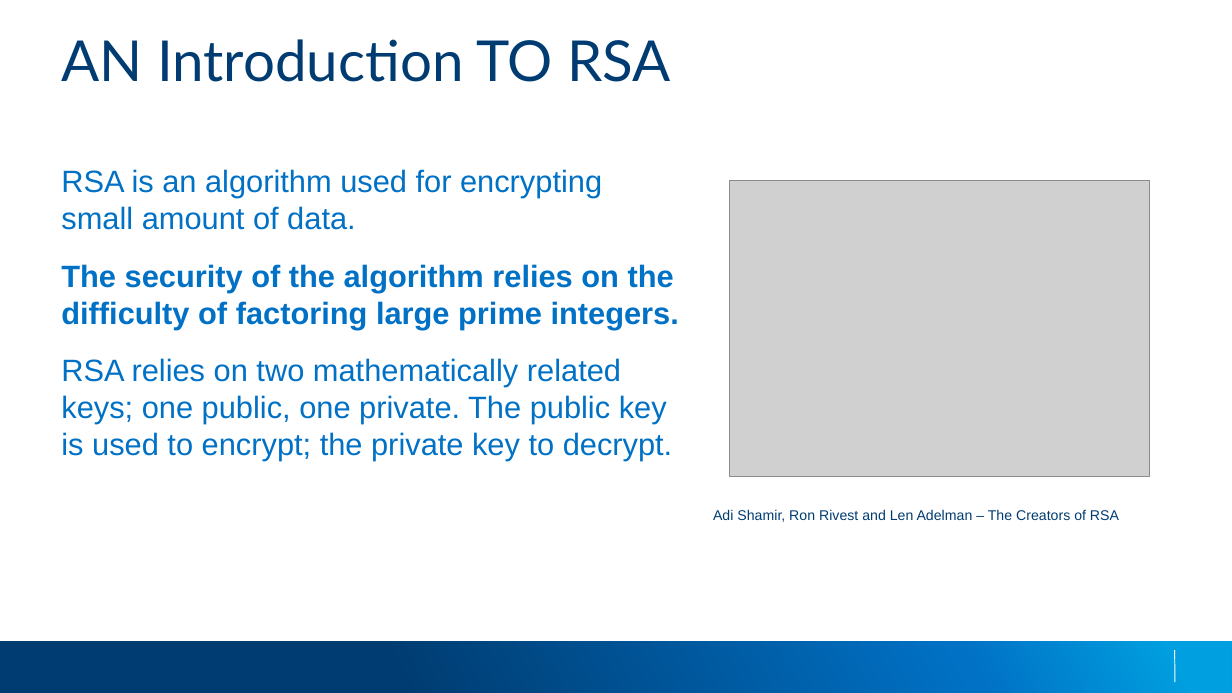
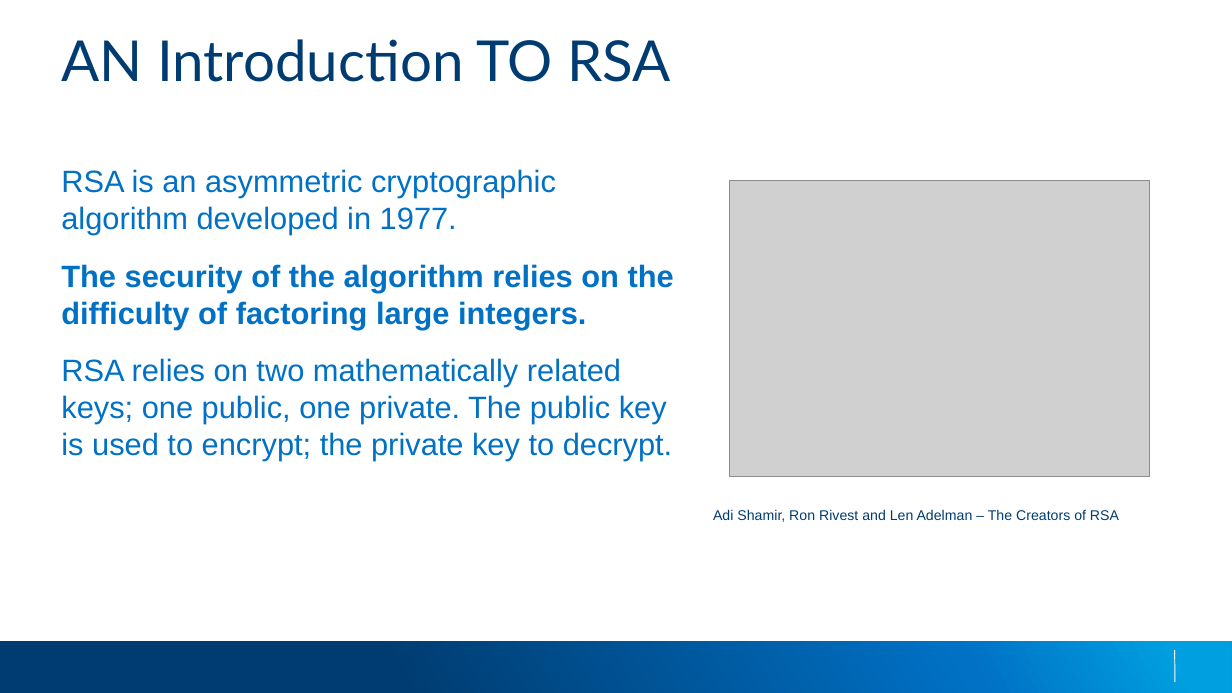
Before and after one commit to applesauce49/lincoln_high, a slide deck: slide 9 of presos/LincolnHighVisit-2019.pptx (slide 4 before the commit). Drawn at 1232x693 pixels with LibreOffice and Linux fonts; fonts in the diff are those of the drawing; grey boxes stand for pictures; background and template pictures are left out. Boxes give left, top, right and bottom in pixels: in the first picture for what was removed or moved away, otherwise in the second. Text is boxed around its words. In the diff, an @@ line names an element or a change of style, - is before the commit and + after.

Commit message:
Updated presentation
I added a few slides at the start that flesh out the  intro talk that a
presnter can give before getting into the heart of the presentation.

```diff
--- a/presos/LincolnHighVisit-2019.pptx
+++ b/presos/LincolnHighVisit-2019.pptx
@@ text at [61,169,674,329]: text changed @@
-RSA is an algorithm used for encrypting small amount of data.
-The security of the algorithm relies on the difficulty of factoring large prime integers.
+RSA is an asymmetric cryptographic algorithm developed in 1977.
+The security of the algorithm relies on the difficulty of factoring large integers.
```
Also in this commit, not shown: 6 other slides changed, 6 slides added.
